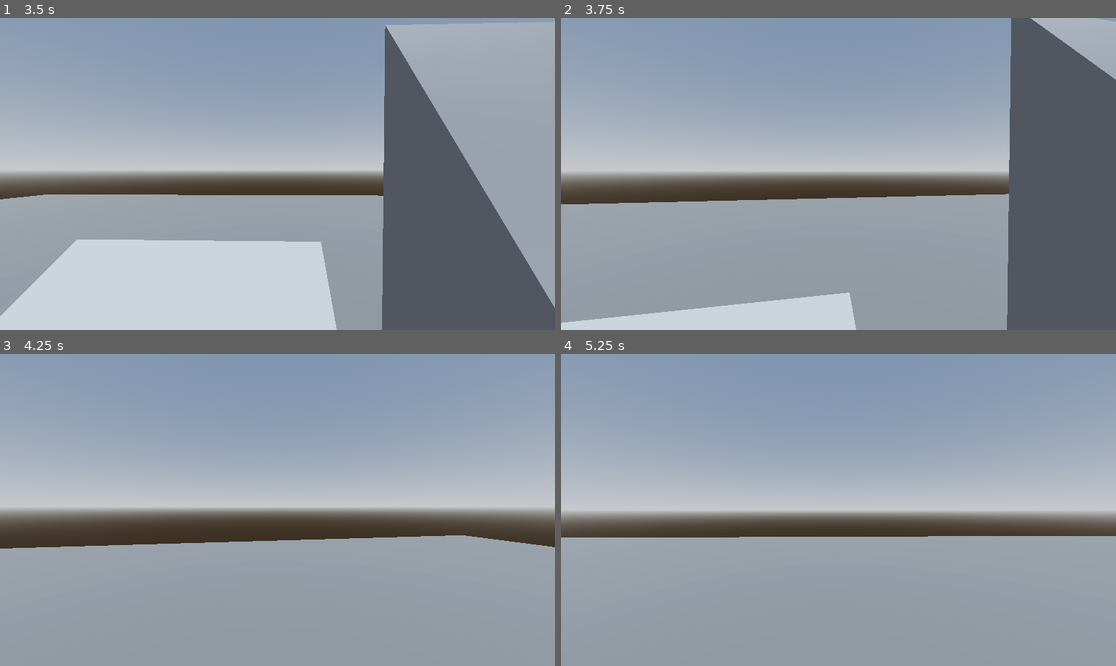
Above: before the commit, frames 1-4 (two rows, left to right).
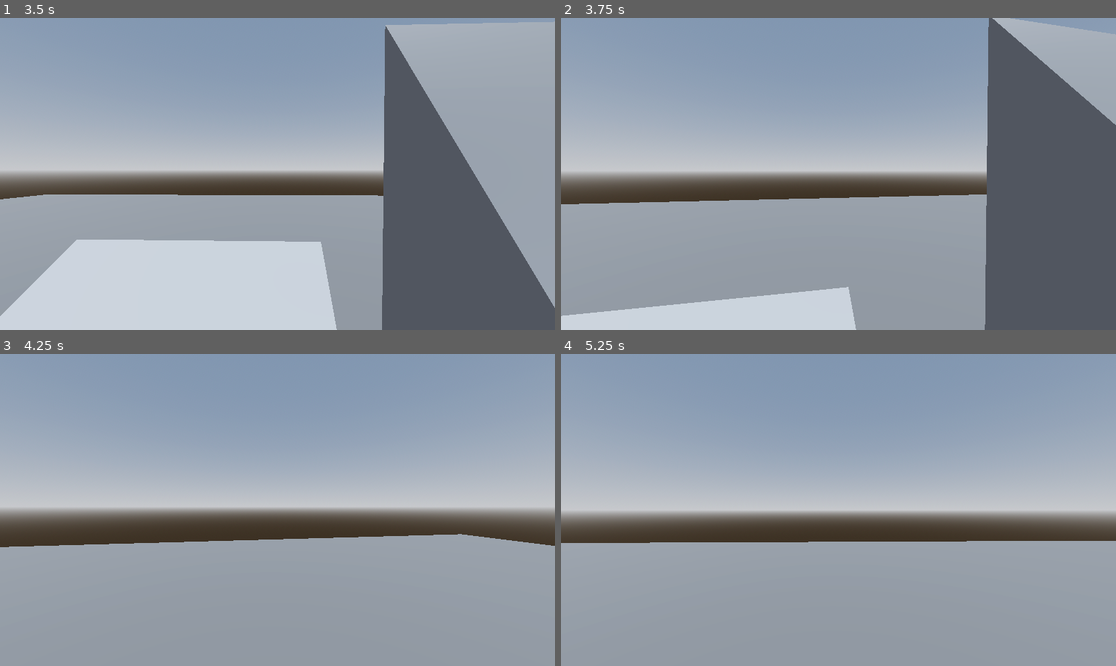
Above: after the commit, the same moments.

Repository: alexjhetherington/godot-character-controller-example
Game: Godot game, scene res://demo.tscn
Same seed, same stepped clock (60 frames per second), same inputs: the game is played once before the commit and once after it.
Inputs (mouse positions are in pixels of both pictures, inside the frame that each line leads up to):
- Up to frame 1 (3.5 s): tap Enter at 0.5 s; move the mouse to (305, 174) at 0.52 s; hold W (move_forward) from 0.53 s (still down); move the mouse to (249, 174) at 1.27 s; move the mouse to (288, 167) at 2.02 s; move the mouse to (271, 180) at 2.77 s
- Up to frame 2 (3.75 s): keep holding W (move_forward); move the mouse to (877, 177) at 3.52 s
- Up to frame 3 (4.25 s): keep holding W (move_forward)
- Up to frame 4 (5.25 s): keep holding W (move_forward); move the mouse to (794, 506) at 4.27 s; move the mouse to (844, 510) at 5.02 s

Frame 1 is identical in both runs. In frame 2, 7.7% of the frame differs, in the area x 0-100%, y 0-100%; in frame 3, 0.4%; in frame 4, 1.6%.

Commit message:
better logic for when to cancel a step (based on hitting less none walk normals)

Diff:
--- a/scripts/player.gd
+++ b/scripts/player.gd
@@ -19,10 +19,8 @@
 ## The character will automatically adjust height to step over obstacles this high
 @export var enable_step : bool = true
 
-## Represents the players 'feet'
-## When stepping is enabled, this is the height the player can step over
-## It also controls collision logic; any collision above the 'feet' will be considered a wall
-@export var bottom_height : float = 0.2
+## When step is enabled, the player will step up this height
+@export var step_height : float = 0.2
 
 ## When grounded, the character will snap down this distance
 ## This keeps the character on steps, slopes, and helps keep behaviour consistent
@@ -70,8 +68,8 @@
 ## After stepping give a final small nudge forward  (this is essentially manual depenetration)
 @export var step_forward_adjust : float = 0.03
 
-## If the stepped amount is lower than this, don't step and just use normal movement
-@export var step_minimum_height_times_10 : float = 0.01
+## Collisions above this height on the cylinder will be treated as walls
+@export var bottom_margin : float = 0.05
 
 var gravity : float = 9.8
 var speed : float = 2
@@ -85,9 +83,14 @@
 var total_stepped_height : float = 0
 var _snapped_last_call : bool = false
 
-var vertical_collisions : Array[KinematicCollision3D]
-var lateral_collisions : Array[KinematicCollision3D]
-var snap_collisions : Array[KinematicCollision3D]
+var vertical_collisions_points : Array[Vector3]
+var vertical_collisions_normals : Array[Vector3]
+
+var lateral_collisions_points : Array[Vector3]
+var lateral_collisions_normals : Array[Vector3]
+
+var snap_collisions_points : Array[Vector3]
+var snap_collisions_normals : Array[Vector3]
 
 enum MovementType {VERTICAL, LATERAL}
 
@@ -171,7 +174,12 @@
 	var walk_lateral_iterations : int = 0
 	while walk_lateral_translation.length() > 0 and walk_lateral_iterations < max_iteration_count:
 
-		walk_lateral_translation = move_iteration(MovementType.LATERAL, lateral_collisions, initial_lateral_translation, walk_lateral_translation)
+		walk_lateral_translation = move_iteration(
+			MovementType.LATERAL,
+			lateral_collisions_normals,
+			lateral_collisions_points,
+			initial_lateral_translation,
+			walk_lateral_translation)
 		walk_lateral_iterations += 1
 
 		# De-jitter by just ignoring lateral movement
@@ -181,8 +189,8 @@
 
 	var try_step = false
 	if enable_step:
-		for lateral_collision in lateral_collisions:
-			if !collision_normal_walkable(lateral_collision.get_normal()):
+		for lateral_collision_normal in lateral_collisions_normals:
+			if !collision_normal_walkable(lateral_collision_normal):
 				try_step = true
 				break
 
@@ -190,14 +198,15 @@
 		var walk_position := position
 		var walk_grounded := grounded
 		var walk_steep_slope_normals := steep_slope_normals
-		var walk_lateral_collisions := lateral_collisions
+		var walk_lateral_collisions_normals : Array[Vector3] = lateral_collisions_normals.duplicate()
+		var walk_lateral_collisions_points : Array[Vector3] = lateral_collisions_points.duplicate()
 
 		position = start_position
 
 		initialise_grounded(intended_velocity)
 
-		var current_step_height := bottom_height
-		var step_up_collisions := move_and_collide(Vector3.UP * bottom_height, false, 0)
+		var current_step_height := step_height
+		var step_up_collisions := move_and_collide(Vector3.UP * step_height, false, 0)
 		if (step_up_collisions):
 			current_step_height = step_up_collisions.get_travel().length()
 
@@ -209,7 +218,8 @@
 			step_lateral_final_translation_direction = step_lateral_translation.normalized()
 			step_lateral_translation = move_iteration(
 				MovementType.LATERAL,
-				lateral_collisions,
+				lateral_collisions_normals,
+				lateral_collisions_points,
 				initial_lateral_translation,
 				step_lateral_translation
 			)
@@ -218,14 +228,25 @@
 		# Extra iteration
 		move_iteration(
 				MovementType.LATERAL,
-				lateral_collisions,
+				lateral_collisions_normals,
+				lateral_collisions_points,
 				initial_lateral_translation,
 				step_lateral_final_translation_direction * step_forward_final_iteration
 			)
 
+		var walk_lateral_collions_not_walkable = 0
+		for collision_normal in walk_lateral_collisions_normals:
+			if !collision_normal_walkable(collision_normal):
+				walk_lateral_collions_not_walkable += 1
+
+		var stepped_lateral_collions_not_walkable = 0
+		for collision_normal in lateral_collisions_normals:
+			if !collision_normal_walkable(collision_normal):
+				stepped_lateral_collions_not_walkable += 1
+
 		var down_collision := move_and_collide(Vector3.DOWN * current_step_height, false, 0)
 		if (down_collision and collision_normal_walkable(down_collision_normal(down_collision)) and
-				position.y > start_position.y + (step_minimum_height_times_10 / 10)):
+				stepped_lateral_collions_not_walkable < walk_lateral_collions_not_walkable):
 			total_stepped_height = position.y - start_position.y
 
 			move_and_collide(Vector3.UP * step_up_adjust, false, 0)
@@ -234,14 +255,21 @@
 			position = walk_position
 			grounded = walk_grounded
 			steep_slope_normals = walk_steep_slope_normals
-			lateral_collisions = walk_lateral_collisions
+			lateral_collisions_normals = walk_lateral_collisions_normals
+			lateral_collisions_points = walk_lateral_collisions_points
+
 
 	# === Iterate Movement Vertically
 	var vertical_iterations : int = 0
 	var vertical_translation := initial_vertical_translation
 	while vertical_translation.length() > 0 and vertical_iterations < max_iteration_count:
 
-		vertical_translation = move_iteration(MovementType.VERTICAL, vertical_collisions, initial_vertical_translation, vertical_translation)
+		vertical_translation = move_iteration(
+			MovementType.VERTICAL,
+			vertical_collisions_normals,
+			vertical_collisions_points,
+			initial_vertical_translation,
+			vertical_translation)
 		vertical_iterations += 1
 
 	# Don't include step height in actual velocity
@@ -274,11 +302,16 @@
 
 		while ground_snap_translation.length() > 0 and ground_snap_iterations < max_iteration_count:
 
-			ground_snap_translation = move_iteration(MovementType.VERTICAL, snap_collisions, Vector3.DOWN, ground_snap_translation)
+			ground_snap_translation = move_iteration(
+				MovementType.VERTICAL,
+				snap_collisions_normals,
+				snap_collisions_points,
+				 Vector3.DOWN,
+				ground_snap_translation)
 			ground_snap_iterations += 1
 
 		# Decide whether to keep the snap or not
-		if snap_collisions.is_empty():
+		if snap_collisions_normals.is_empty():
 			var after_snap_ground_test := move_and_collide(Vector3.DOWN * ground_cast_distance, true, depenetration_margin)
 			if after_snap_ground_test and collision_normal_walkable(down_collision_normal(after_snap_ground_test)):
 				# There was no snap collisions, but there is ground underneath
@@ -291,7 +324,7 @@
 				# No snap collisions and no floor, reset
 				position = before_snap_pos
 				_snapped_last_call = false
-		elif !(collision_normal_walkable(down_collision_normal(snap_collisions[snap_collisions.size() - 1]))):
+		elif !(collision_normal_walkable(snap_collisions_normals[snap_collisions_normals.size() - 1])):
 			# Collided with steep ground, reset
 			position = before_snap_pos
 			_snapped_last_call = false
@@ -303,27 +336,40 @@
 # In each iteration, move until collision, then calculate and return the next movement
 func move_iteration(
 		movement_type: MovementType,
-		collision_array : Array,
+		collision_normals_array : Array[Vector3],
+		collision_points_array : Array[Vector3],
 		initial_direction: Vector3,
 		translation: Vector3) -> Vector3:
 
 	var move_start = position
-	var collisions := move_and_collide(translation, false, depenetration_margin)
+	var collision := move_and_collide(translation, false, depenetration_margin)
 
 	# Moved all remaining distance
-	if !collisions:
+	if !collision:
 		if (position - move_start).length() - translation.length() > 0.1:
 			push_warning("Actual move was larger than translation; do you have Jolt enabled?")
 
 		return Vector3.ZERO
 
-	var collision_normal : Vector3
+	var cylinder := collision_shape.shape as CylinderShape3D
+	var collision_point := collision.get_position(0)
+
+	var collision_on_side := false
+	var collision_normal := collision.get_normal(0)
 	if movement_type == MovementType.VERTICAL and translation.y <= 0:
-		collision_normal = down_collision_normal(collisions)
-	else:
-		collision_normal = collisions.get_normal(0)
-
-	collision_array.append(collisions)
+		collision_normal = down_collision_normal(collision)
+
+	# If collision happens on the "side" of the cylinder, treat it as a vertical
+	# wall in all cases (we use the tangent of the cylinder)
+	if (movement_type == MovementType.LATERAL and
+		(collision_point.y > (collision_shape.global_position.y - cylinder.height / 2) + bottom_margin)):
+			collision_normal = collision_shape.global_position - collision_point
+			collision_normal.y = 0
+			collision_normal = collision_normal.normalized()
+			collision_on_side = true
+
+	collision_normals_array.append(collision_normal)
+	collision_points_array.append(collision_point)
 
 	# If any ground collisions happen during movement, the character is grounded
 	# Imporant to keep this up-to-date rather than just rely on the initial grounded state
@@ -365,16 +411,8 @@
 	# I'm leaving it here to help understand the algorithm
 	var projection_normal := collision_normal
 
-	var cylinder := collision_shape.shape as CylinderShape3D
-	var collision_point := collisions.get_position(0)
-
-	# If collision happens on the "side" of the cylinder, treat it as a vertical
-	# wall in all cases (we use the tangent of the cylinder)
-	if (movement_type == MovementType.LATERAL and
-		(collision_point.y > (collision_shape.global_position.y - cylinder.height / 2) + bottom_height)):
-			projection_normal = collision_shape.global_position - collision_point
-			projection_normal.y = 0
-			projection_normal = projection_normal.normalized()
+	if collision_on_side:
+		pass # TODO refactor this if else statement
 
 	# Otherwise, determine if the surface is a blocking surface
 	elif surface_angle >= min_block_angle and surface_angle <= max_block_angle:
@@ -402,7 +440,7 @@
 
 	# Don't let one move call ping pong around
 	var projection_plane := Plane(projection_normal)
-	var continued_translation := projection_plane.project(collisions.get_remainder())
+	var continued_translation := projection_plane.project(collision.get_remainder())
 	var initial_influenced_translation := projection_plane.project(initial_direction)
 
 	var next_translation : Vector3
@@ -440,9 +478,9 @@
 		1)
 	var result_outer = space_state.intersect_ray(ray_params_outer)
 
-	if result_precise and collision.get_position().y < position.y + bottom_height:
+	if result_precise and collision.get_position().y < position.y + bottom_margin:
 		return result_precise["normal"]
-	elif result_outer and collision.get_position().y < position.y + bottom_height:
+	elif result_outer and collision.get_position().y < position.y + bottom_margin:
 		return result_outer["normal"]
 	else:
 		return collision.get_normal() # Should never be required... but sometimes it is (maybe if you accidentally exclude a collider)
@@ -456,9 +494,12 @@
 	steep_slope_normals = []
 	total_stepped_height = 0
 
-	vertical_collisions.clear()
-	lateral_collisions.clear()
-	snap_collisions.clear()
+	vertical_collisions_normals.clear()
+	vertical_collisions_points.clear()
+	lateral_collisions_normals.clear()
+	lateral_collisions_points.clear()
+	snap_collisions_normals.clear()
+	snap_collisions_points.clear()
 
 	# HACK Use last frames grounded state and normal
 	# sometimes the algorithm snaps the player in a position that is not detected as grounded
